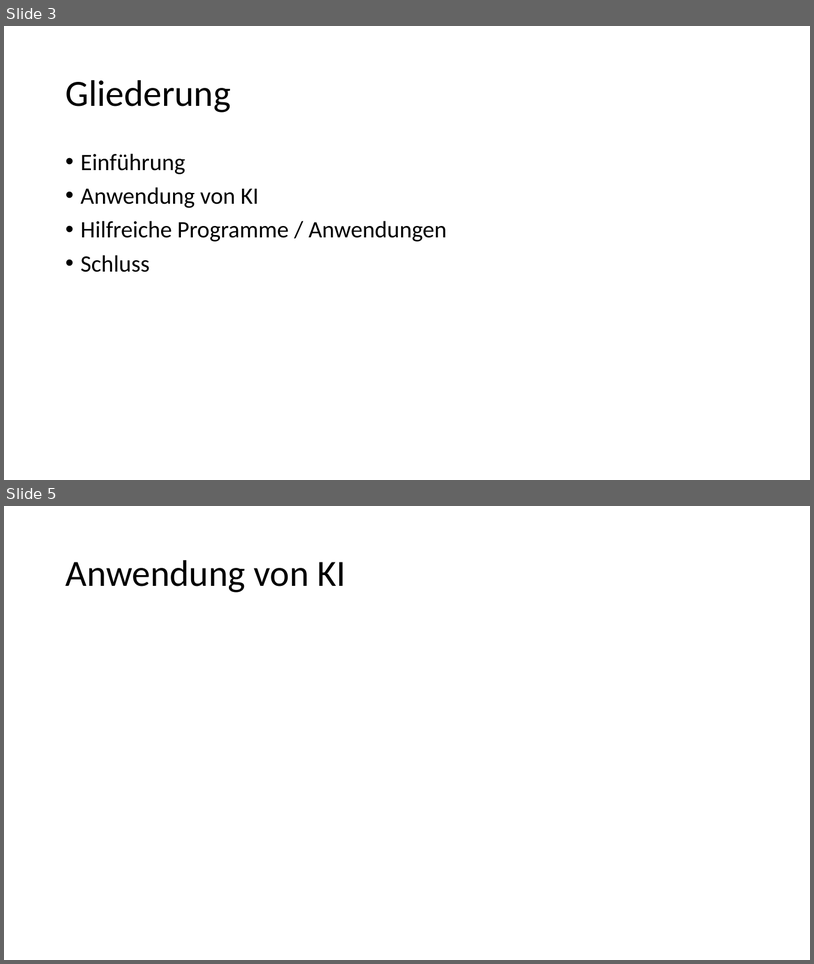
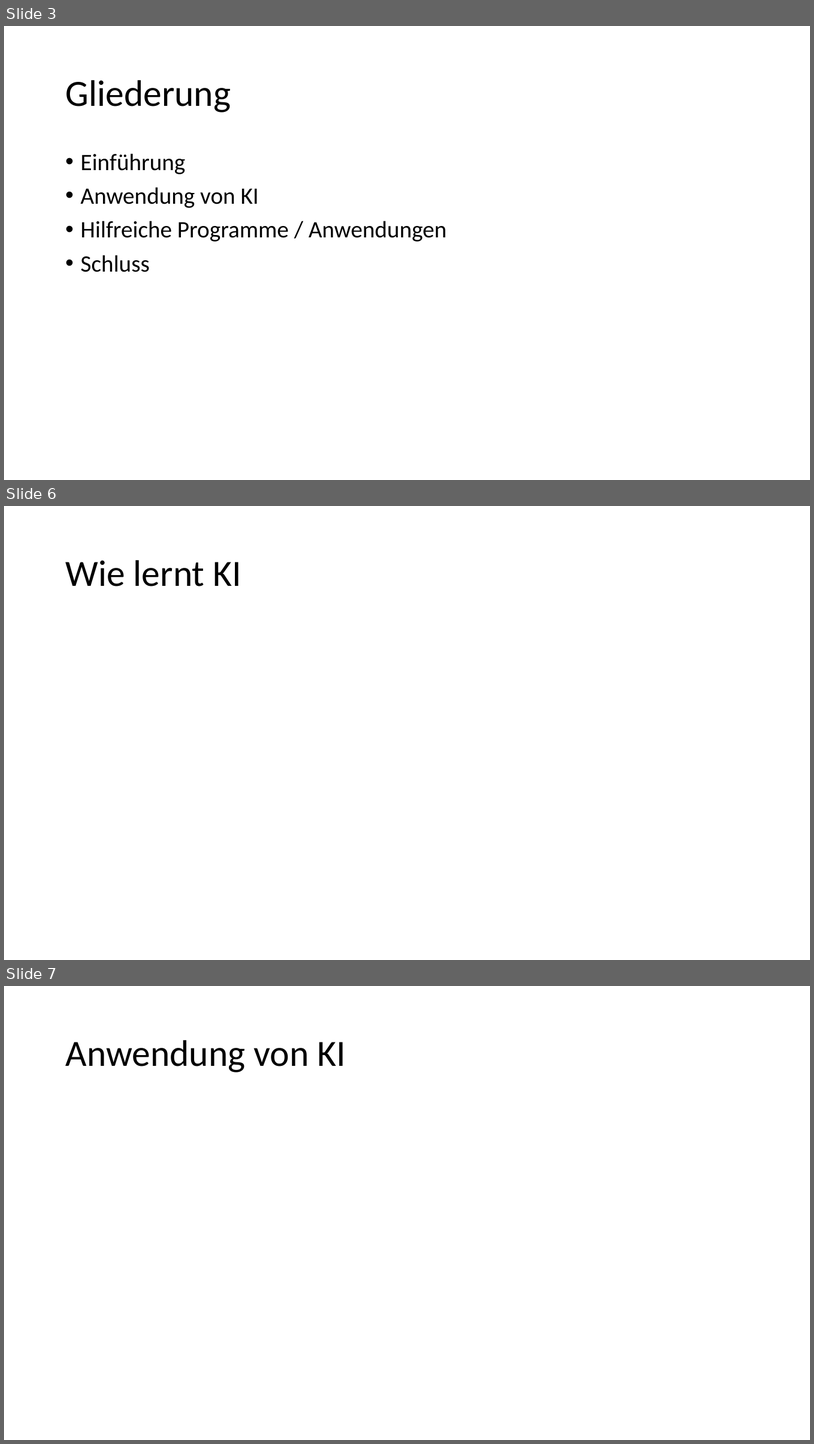
Before and after one commit to TomTom148/TomTom148.github.io, a slide deck: AI-Presentation.pptx. Shown one above the other, each under a label of ours: slides 3 and 5 before the commit, slides 3, 6 and 7 after it; the slides between them are not shown. The pictures are 814x964 and 814x1444 pixels, drawn with LibreOffice and Linux fonts; fonts in the diff are those of the drawing. Boxes give left, top, right and bottom in pixels: in the first picture for what was removed or moved away, otherwise in the second. Text is boxed around its words. In the diff, an @@ line names an element or a change of style, - is before the commit and + after.

```diff
--- a/AI-Presentation.pptx
+++ b/AI-Presentation.pptx
@@ slide 6 added at (4,506,810,960), background #FFFFFF @@
@@ title added at (65,560,241,586), 44 pt, text #000000 @@
+Wie lernt KI
@@ what was slide 5 is now slide 7 @@
```
Also in this commit, not shown: 1 slide changed, 1 other slide added, 1 other file.
